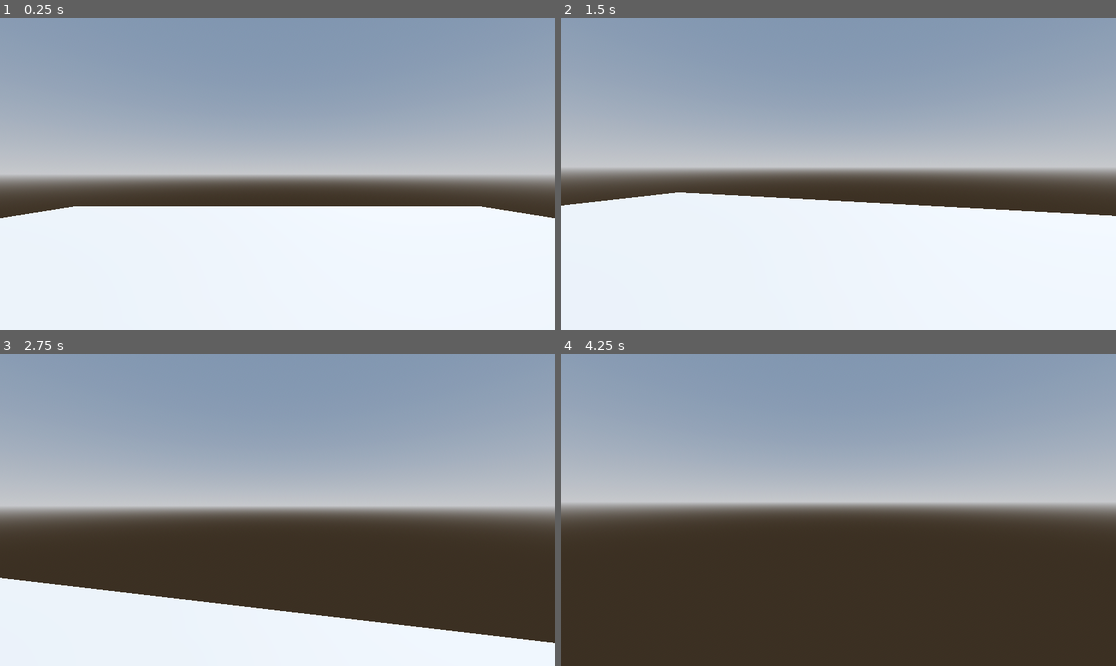
Above: before the commit, frames 1-4 (two rows, left to right).
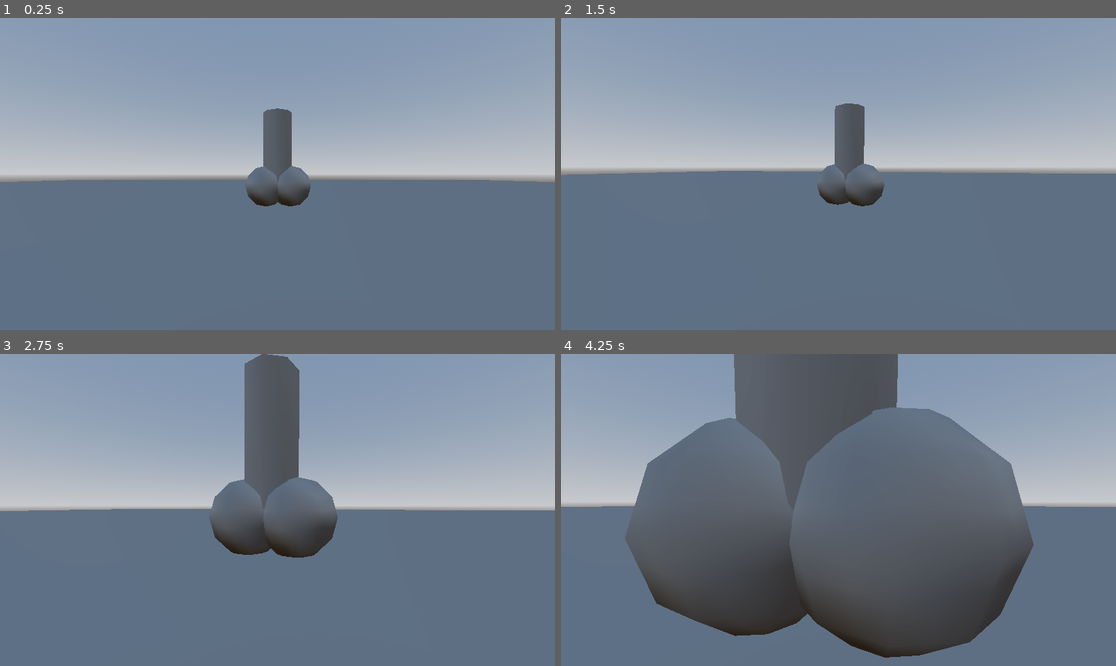
Above: after the commit, the same moments.

Repository: userNotAvalible/Test-rep
Game: Godot game, scene res://node_3d.tscn
Same seed, same stepped clock (60 frames per second), same inputs: the game is played once before the commit and once after it. Before the commit the project has no main scene; this scene is started directly in both runs.
Inputs (mouse positions are in pixels of both pictures, inside the frame that each line leads up to):
- Up to frame 1 (0.25 s): no input
- Up to frame 2 (1.5 s): tap Enter (ui_accept) at 0.5, 0.77 s; move the mouse to (960, 158) at 0.52 s; hold D (right) 0.53-1.28 s; click (960, 158) at 0.67 s; move the mouse to (810, 174) at 1.27 s; hold W (forward) from 1.28 s (still down)
- Up to frame 3 (2.75 s): keep holding W (forward); tap Enter (ui_accept) at 1.52 s; move the mouse to (288, 503) at 2.02 s
- Up to frame 4 (4.25 s): keep holding W (forward); move the mouse to (832, 516) at 2.77 s; tap Enter (ui_accept) at 3.02, 3.77 s; move the mouse to (877, 513) at 3.52 s

The runs differ from the first frame. In frame 1, 49% of the frame differs, in the area x 0-100%, y 28-100%; in frame 2, 51%; in frame 3, 54%; in frame 4, 69%, in the area x 0-100%, y 0-100%.

Commit message:
Gigantic pendulum commit

Diff:
--- a/node_3d.tscn
+++ b/node_3d.tscn
@@ -1,71 +1,59 @@
 [gd_scene load_steps=10 format=3 uid="uid://bbnu60qr87wy6"]
 
-[ext_resource type="Script" path="res://Player.gd" id="1_2jjjh"]
+[ext_resource type="Script" path="res://Player.gd" id="1_umeok"]
+[ext_resource type="PackedScene" uid="uid://r6o3moyfgxo0" path="res://pendulum.tscn" id="2_ohrgg"]
 
-[sub_resource type="ProceduralSkyMaterial" id="ProceduralSkyMaterial_vu0it"]
+[sub_resource type="PlaneMesh" id="PlaneMesh_xajq7"]
+
+[sub_resource type="ConcavePolygonShape3D" id="ConcavePolygonShape3D_a8af6"]
+data = PackedVector3Array(1, 0, 1, -1, 0, 1, 1, 0, -1, -1, 0, 1, -1, 0, -1, 1, 0, -1)
+
+[sub_resource type="ProceduralSkyMaterial" id="ProceduralSkyMaterial_35jdk"]
 sky_horizon_color = Color(0.64625, 0.65575, 0.67075, 1)
 ground_horizon_color = Color(0.64625, 0.65575, 0.67075, 1)
 
-[sub_resource type="Sky" id="Sky_b81xj"]
-sky_material = SubResource("ProceduralSkyMaterial_vu0it")
+[sub_resource type="Sky" id="Sky_6k84i"]
+sky_material = SubResource("ProceduralSkyMaterial_35jdk")
 
-[sub_resource type="Environment" id="Environment_vo57w"]
+[sub_resource type="Environment" id="Environment_8dwce"]
 background_mode = 2
-sky = SubResource("Sky_b81xj")
+sky = SubResource("Sky_6k84i")
 tonemap_mode = 2
 glow_enabled = true
 
-[sub_resource type="PlaneMesh" id="PlaneMesh_d8j1i"]
-size = Vector2(20, 20)
+[sub_resource type="CapsuleMesh" id="CapsuleMesh_wu13i"]
 
-[sub_resource type="ConcavePolygonShape3D" id="ConcavePolygonShape3D_jjuwa"]
-data = PackedVector3Array(10, 0, 10, -10, 0, 10, 10, 0, -10, -10, 0, 10, -10, 0, -10, 10, 0, -10)
-
-[sub_resource type="CapsuleMesh" id="CapsuleMesh_vu6hu"]
-
-[sub_resource type="ConvexPolygonShape3D" id="ConvexPolygonShape3D_k0qp7"]
+[sub_resource type="ConvexPolygonShape3D" id="ConvexPolygonShape3D_y0dtk"]
 points = PackedVector3Array(-0.125207, -0.532801, -0.480507, 0.0227831, 0.47607, 0.498884, 0.169713, 0.559144, 0.464172 …(924 unchanged characters)…
-
-[sub_resource type="SphereMesh" id="SphereMesh_8ab7w"]
 
 [node name="Node3D" type="Node3D"]
 
-[node name="WorldEnvironment" type="WorldEnvironment" parent="."]
-environment = SubResource("Environment_vo57w")
-
-[node name="DirectionalLight3D" type="DirectionalLight3D" parent="."]
-transform = Transform3D(-0.866023, -0.433016, 0.250001, 0, 0.499998, 0.866027, -0.500003, 0.749999, -0.43301, 0, 0, 0)
-shadow_enabled = true
-
 [node name="MeshInstance3D" type="MeshInstance3D" parent="."]
-mesh = SubResource("PlaneMesh_d8j1i")
+transform = Transform3D(100, 0, 0, 0, 100, 0, 0, 0, 100, 0, 0, 0)
+mesh = SubResource("PlaneMesh_xajq7")
 
 [node name="StaticBody3D" type="StaticBody3D" parent="MeshInstance3D"]
 
 [node name="CollisionShape3D" type="CollisionShape3D" parent="MeshInstance3D/StaticBody3D"]
-shape = SubResource("ConcavePolygonShape3D_jjuwa")
+shape = SubResource("ConcavePolygonShape3D_a8af6")
+
+[node name="WorldEnvironment" type="WorldEnvironment" parent="."]
+environment = SubResource("Environment_8dwce")
 
 [node name="CharacterBody3D" type="CharacterBody3D" parent="."]
-transform = Transform3D(1, 0, 0, 0, 1, 0, 0, 0, 1, 0, 1, 0)
-script = ExtResource("1_2jjjh")
+transform = Transform3D(1, 0, 0, 0, 1, 0, 0, 0, 1, 0, 2.49968, 0)
+script = ExtResource("1_umeok")
 
-[node name="DaShaft" type="MeshInstance3D" parent="CharacterBody3D"]
-mesh = SubResource("CapsuleMesh_vu6hu")
+[node name="MeshInstance3D" type="MeshInstance3D" parent="CharacterBody3D"]
+mesh = SubResource("CapsuleMesh_wu13i")
 
 [node name="CollisionShape3D" type="CollisionShape3D" parent="CharacterBody3D"]
-shape = SubResource("ConvexPolygonShape3D_k0qp7")
+shape = SubResource("ConvexPolygonShape3D_y0dtk")
 
 [node name="Pivot" type="Node3D" parent="CharacterBody3D"]
-transform = Transform3D(1, 0, 0, 0, 1, 0, 0, 0, 1, 0, 0.61859, 0)
 
 [node name="Camera3D" type="Camera3D" parent="CharacterBody3D/Pivot"]
+transform = Transform3D(1, 0, 0, 0, 1, 0, 0, 0, 1, 0, 0.775341, 0)
 
-[node name="DaBall" type="MeshInstance3D" parent="CharacterBody3D"]
-transform = Transform3D(1, 0, 0, 0, 1, 0, 0, 0, 1, 0.679634, -0.624219, 0)
-mesh = SubResource("SphereMesh_8ab7w")
-skeleton = NodePath("../DaBall2")
-
-[node name="DaBall2" type="MeshInstance3D" parent="CharacterBody3D"]
-transform = Transform3D(1, 0, 0, 0, 1, 0, 0, 0, 1, -0.57149, -0.683163, 0)
-mesh = SubResource("SphereMesh_8ab7w")
-skeleton = NodePath("../..")
+[node name="RigidBody3D" parent="." instance=ExtResource("2_ohrgg")]
+transform = Transform3D(1, 0, 0, 0, 1, 0, 0, 0, 1, 0, 3.82405, -14.0023)
--- /dev/null
+++ b/pendulum.tscn
@@ -0,0 +1,24 @@
+[gd_scene load_steps=2 format=3 uid="uid://r6o3moyfgxo0"]
+
+[sub_resource type="CylinderShape3D" id="CylinderShape3D_milhs"]
+height = 6.33798
+radius = 2.29404
+
+[node name="RigidBody3D" type="RigidBody3D"]
+mass = 0.16
+
+[node name="CSGSphere3D" type="CSGSphere3D" parent="."]
+transform = Transform3D(2, 0, 0, 0, 2, 0, 0, 0, 2, 0.889927, -1.42372, 0)
+radius = 0.705142
+
+[node name="CSGSphere3D2" type="CSGSphere3D" parent="."]
+transform = Transform3D(2, 0, 0, 0, 2, 0, 0, 0, 2, -0.80292, -1.42372, 0)
+radius = 0.705142
+
+[node name="CSGCylinder3D" type="CSGCylinder3D" parent="."]
+transform = Transform3D(2, 0, 0, 0, 2, 0, 0, 0, 2, 0, 0.985739, 0)
+height = 2.61459
+
+[node name="CollisionShape3D" type="CollisionShape3D" parent="."]
+transform = Transform3D(1, 0, 0, 0, 1, 0, 0, 0, 1, 0.0404106, 0.386597, 0)
+shape = SubResource("CylinderShape3D_milhs")
--- a/project.godot
+++ b/project.godot
@@ -11,19 +11,42 @@
 [application]
 
 config/name="Penis game"
+run/main_scene="res://node_3d.tscn"
 config/features=PackedStringArray("4.2", "Forward Plus")
 config/icon="res://icon.svg"
 
 [input]
 
-forward={
+ui_left={
 "deadzone": 0.5,
-"events": [Object(InputEventKey,"resource_local_to_scene":false,"resource_name":"","device":-1,"window_id":0,"alt_pressed":false,"shift_pressed":false,"ctrl_pressed":false,"meta_pressed":false,"pressed":false,"keycode":0,"physical_keycode":87,"key_label":0,"unicode":119,"echo":false,"script":null)
+"events": [Object(InputEventKey,"resource_local_to_scene":false,"resource_name":"","device":0,"window_id":0,"alt_pressed":false,"shift_pressed":false,"ctrl_pressed":false,"meta_pressed":false,"pressed":false,"keycode":4194319,"physical_keycode":0,"key_label":0,"unicode":0,"echo":false,"script":null)
+, Object(InputEventJoypadButton,"resource_local_to_scene":false,"resource_name":"","device":0,"button_index":13,"pressure":0.0,"pressed":false,"script":null)
+, Object(InputEventJoypadMotion,"resource_local_to_scene":false,"resource_name":"","device":0,"axis":0,"axis_value":-1.0,"script":null)
+, Object(InputEventKey,"resource_local_to_scene":false,"resource_name":"","device":-1,"window_id":0,"alt_pressed":false,"shift_pressed":false,"ctrl_pressed":false,"meta_pressed":false,"pressed":false,"keycode":0,"physical_keycode":65,"key_label":0,"unicode":97,"echo":false,"script":null)
 ]
 }
-back={
+ui_right={
 "deadzone": 0.5,
-"events": [Object(InputEventKey,"resource_local_to_scene":false,"resource_name":"","device":-1,"window_id":0,"alt_pressed":false,"shift_pressed":false,"ctrl_pressed":false,"meta_pressed":false,"pressed":false,"keycode":0,"physical_keycode":83,"key_label":0,"unicode":115,"echo":false,"script":null)
+"events": [Object(InputEventKey,"resource_local_to_scene":false,"resource_name":"","device":0,"window_id":0,"alt_pressed":false,"shift_pressed":false,"ctrl_pressed":false,"meta_pressed":false,"pressed":false,"keycode":4194321,"physical_keycode":0,"key_label":0,"unicode":0,"echo":false,"script":null)
+, Object(InputEventJoypadButton,"resource_local_to_scene":false,"resource_name":"","device":0,"button_index":14,"pressure":0.0,"pressed":false,"script":null)
+, Object(InputEventJoypadMotion,"resource_local_to_scene":false,"resource_name":"","device":0,"axis":0,"axis_value":1.0,"script":null)
+, Object(InputEventKey,"resource_local_to_scene":false,"resource_name":"","device":-1,"window_id":0,"alt_pressed":false,"shift_pressed":false,"ctrl_pressed":false,"meta_pressed":false,"pressed":false,"keycode":0,"physical_keycode":68,"key_label":0,"unicode":100,"echo":false,"script":null)
+]
+}
+ui_up={
+"deadzone": 0.5,
+"events": [Object(InputEventKey,"resource_local_to_scene":false,"resource_name":"","device":0,"window_id":0,"alt_pressed":false,"shift_pressed":false,"ctrl_pressed":false,"meta_pressed":false,"pressed":false,"keycode":4194320,"physical_keycode":0,"key_label":0,"unicode":0,"echo":false,"script":null)
+, Object(InputEventJoypadButton,"resource_local_to_scene":false,"resource_name":"","device":0,"button_index":11,"pressure":0.0,"pressed":false,"script":null)
+, Object(InputEventJoypadMotion,"resource_local_to_scene":false,"resource_name":"","device":0,"axis":1,"axis_value":-1.0,"script":null)
+, Object(InputEventKey,"resource_local_to_scene":false,"resource_name":"","device":-1,"window_id":0,"alt_pressed":false,"shift_pressed":false,"ctrl_pressed":false,"meta_pressed":false,"pressed":false,"keycode":0,"physical_keycode":87,"key_label":0,"unicode":119,"echo":false,"script":null)
+]
+}
+ui_down={
+"deadzone": 0.5,
+"events": [Object(InputEventKey,"resource_local_to_scene":false,"resource_name":"","device":0,"window_id":0,"alt_pressed":false,"shift_pressed":false,"ctrl_pressed":false,"meta_pressed":false,"pressed":false,"keycode":4194322,"physical_keycode":0,"key_label":0,"unicode":0,"echo":false,"script":null)
+, Object(InputEventJoypadButton,"resource_local_to_scene":false,"resource_name":"","device":0,"button_index":12,"pressure":0.0,"pressed":false,"script":null)
+, Object(InputEventJoypadMotion,"resource_local_to_scene":false,"resource_name":"","device":0,"axis":1,"axis_value":1.0,"script":null)
+, Object(InputEventKey,"resource_local_to_scene":false,"resource_name":"","device":-1,"window_id":0,"alt_pressed":false,"shift_pressed":false,"ctrl_pressed":false,"meta_pressed":false,"pressed":false,"keycode":0,"physical_keycode":83,"key_label":0,"unicode":115,"echo":false,"script":null)
 ]
 }
 left={
@@ -36,3 +59,13 @@
 "events": [Object(InputEventKey,"resource_local_to_scene":false,"resource_name":"","device":-1,"window_id":0,"alt_pressed":false,"shift_pressed":false,"ctrl_pressed":false,"meta_pressed":false,"pressed":false,"keycode":0,"physical_keycode":68,"key_label":0,"unicode":100,"echo":false,"script":null)
 ]
 }
+forward={
+"deadzone": 0.5,
+"events": [Object(InputEventKey,"resource_local_to_scene":false,"resource_name":"","device":-1,"window_id":0,"alt_pressed":false,"shift_pressed":false,"ctrl_pressed":false,"meta_pressed":false,"pressed":false,"keycode":0,"physical_keycode":87,"key_label":0,"unicode":119,"echo":false,"script":null)
+]
+}
+back={
+"deadzone": 0.5,
+"events": [Object(InputEventKey,"resource_local_to_scene":false,"resource_name":"","device":-1,"window_id":0,"alt_pressed":false,"shift_pressed":false,"ctrl_pressed":false,"meta_pressed":false,"pressed":false,"keycode":0,"physical_keycode":83,"key_label":0,"unicode":115,"echo":false,"script":null)
+]
+}
